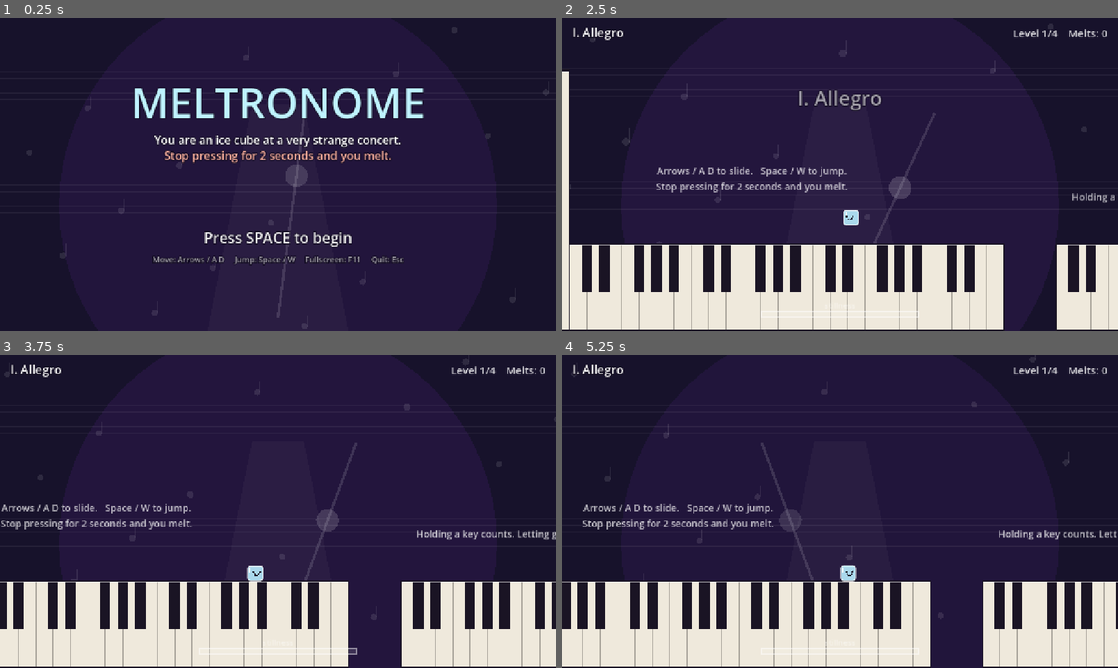
Above: before the commit, frames 1-4 (two rows, left to right).
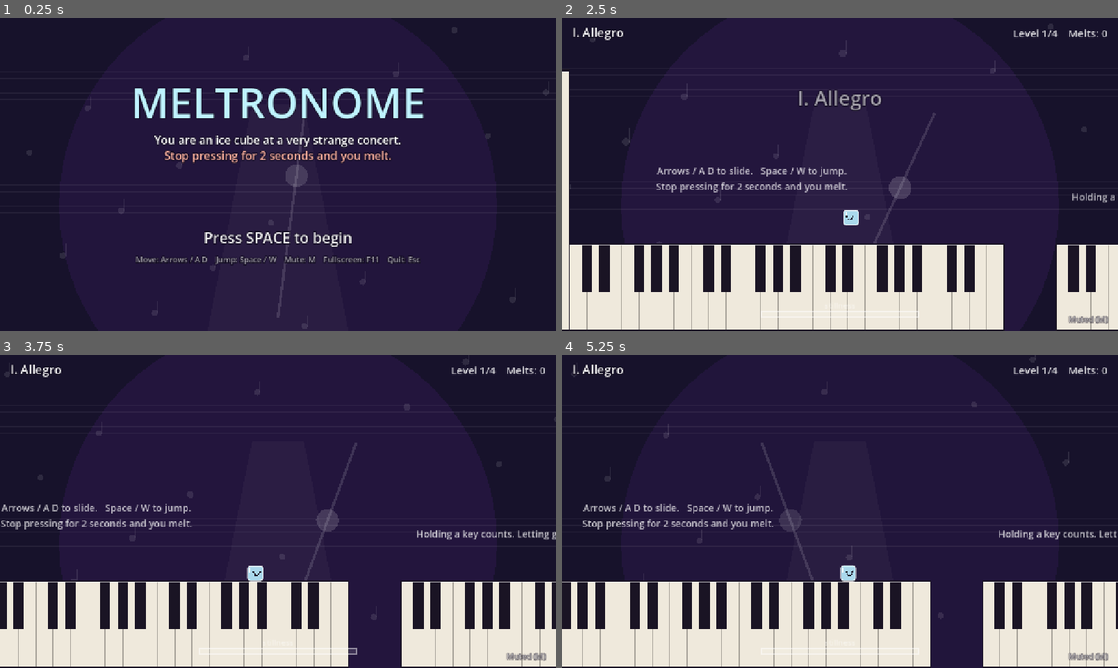
Above: after the commit, the same moments.

Repository: lazywarp/OctAIJam
Game: Godot game, scene res://scenes/main.tscn
Two runs of this game, one before a commit and one after it. Both use one fixed random seed, a clock stepped at 60 frames per second and the inputs below.
Inputs (mouse positions are in pixels of both pictures, inside the frame that each line leads up to):
- Up to frame 1 (0.25 s): no input
- Up to frame 2 (2.5 s): tap Enter at 0.5 s; move the mouse to (962, 158) at 0.52 s; hold Right (move_right) 0.53-2.03 s; tap M at 0.6, 1.35, 2.3 s; click (962, 158) at 0.67 s; tap Space (jump) at 0.77, 1.52 s; move the mouse to (728, 190) at 1.27 s; move the mouse to (895, 105) at 2.02 s; hold Left (move_left) from 2.03 s (still down); tap Z at 2.1 s
- Up to frame 3 (3.75 s): move the mouse to (250, 574) at 2.77 s; release Left (move_left) at 2.78 s; hold Right (move_right) from 2.78 s (still down); tap M at 2.85, 3.6 s; click (250, 574) at 2.92 s; tap Space (jump) at 3.02 s; move the mouse to (444, 558) at 3.52 s
- Up to frame 4 (5.25 s): tap Space (jump) at 3.77, 4.52 s; move the mouse to (673, 464) at 4.27 s; release Right (move_right) at 4.28 s; hold Left (move_left) 4.28-5.03 s; tap Z at 4.35 s; tap M at 4.55, 5.1 s; move the mouse to (867, 511) at 5.02 s; hold Right (move_right) from 5.03 s (still down); click (867, 511) at 5.17 s

The runs differ from the first frame. In frame 1, 0.5% of the frame differs, in the area x 24-76%, y 76-80%; in frame 2, 0.1%; in frame 3, 0.1%; in frame 4, 0.1%.

Commit message:
Add mute toggle (M / gamepad Back)
M or the gamepad Back button toggles mute on the Master bus. While
muted, a small "Muted (M)" note shows in the bottom-right corner on
every screen. The title screen's controls line now lists Mute: M.

Co-Authored-By: Claude Opus 5.5 <noreply@anthropic.com>

Diff:
--- a/scripts/hud.gd
+++ b/scripts/hud.gd
@@ -31,7 +31,7 @@
 			_text(vp.y * 0.32 + 60, "You are an ice cube at a very strange concert.", 26, Color.WHITE)
 			_text(vp.y * 0.32 + 96, "Stop pressing for 2 seconds and you melt.", 26, Color("ffb3a0"))
 			_text(vp.y * 0.72, "Press SPACE to begin", 34, Color(1, 1, 1, blink))
-			_text(vp.y * 0.72 + 44, "Move: Arrows / A D     Jump: Space / W     Fullscreen: F11     Quit: Esc", 18, Color(1, 1, 1, 0.6))
+			_text(vp.y * 0.72 + 44, "Move: Arrows / A D    Jump: Space / W    Mute: M    Fullscreen: F11    Quit: Esc", 18, Color(1, 1, 1, 0.6))
 		"end":
 			_text(vp.y * 0.34, "FINE", 110, Color("ffe27a"))
 			_text(vp.y * 0.34 + 60, "The concert is over. You stayed frozen.", 28, Color.WHITE)
@@ -43,6 +43,11 @@
 	if main.message_t > 0.0:
 		var a := clampf(main.message_t * 2.0, 0.0, 1.0)
 		_text(vp.y * 0.28, main.message, 46, Color(1, 1, 1, a))
+
+	if AudioServer.is_bus_mute(AudioServer.get_bus_index("Master")):
+		var pos := Vector2(vp.x - 224, vp.y - 20)
+		draw_string_outline(font, pos, "Muted (M)", HORIZONTAL_ALIGNMENT_RIGHT, 200, 18, 6, Color(0.05, 0.03, 0.1, 0.6))
+		draw_string(font, pos, "Muted (M)", HORIZONTAL_ALIGNMENT_RIGHT, 200, 18, Color(1, 1, 1, 0.5))
 
 
 func _draw_play_hud(vp: Vector2) -> void:
--- a/scripts/main.gd
+++ b/scripts/main.gd
@@ -103,10 +103,19 @@
 		elif event.keycode == KEY_F11:
 			var full := DisplayServer.window_get_mode() == DisplayServer.WINDOW_MODE_FULLSCREEN
 			DisplayServer.window_set_mode(DisplayServer.WINDOW_MODE_WINDOWED if full else DisplayServer.WINDOW_MODE_FULLSCREEN)
+		elif event.keycode == KEY_M:
+			_toggle_mute()
+	elif event is InputEventJoypadButton and event.pressed and event.button_index == JOY_BUTTON_BACK:
+		_toggle_mute()
 	if (event is InputEventKey or event is InputEventJoypadButton or event is InputEventMouseButton) and event.is_pressed():
 		_pressed_this_frame = true
 	elif event is InputEventJoypadMotion and absf(event.axis_value) > 0.5:
 		_pressed_this_frame = true
+
+
+func _toggle_mute() -> void:
+	var bus := AudioServer.get_bus_index("Master")
+	AudioServer.set_bus_mute(bus, not AudioServer.is_bus_mute(bus))
 
 
 func _process(delta: float) -> void:
